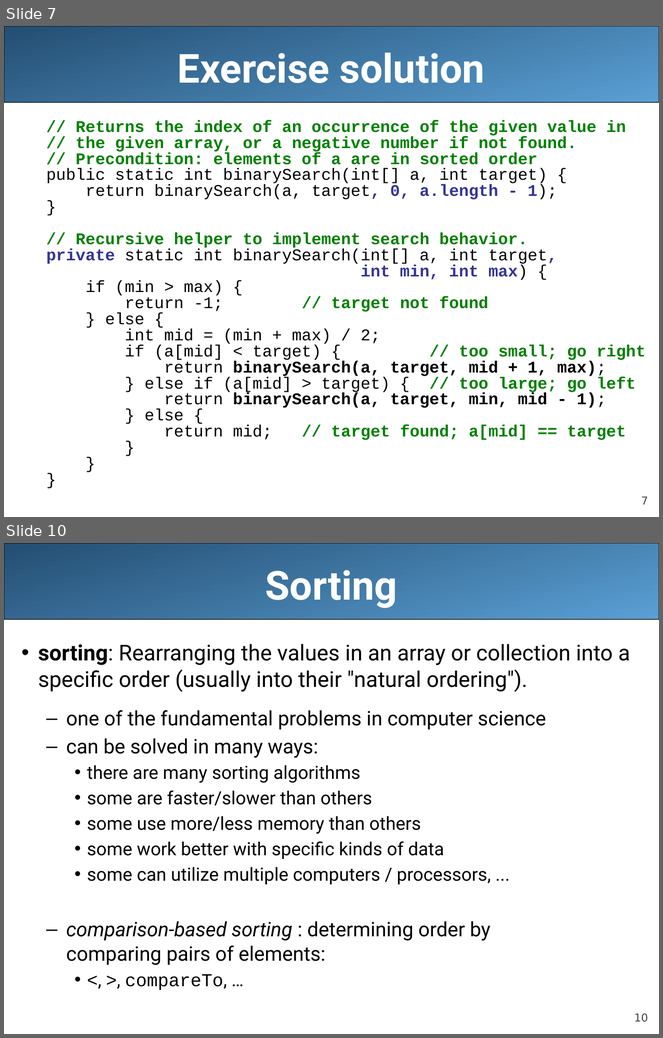
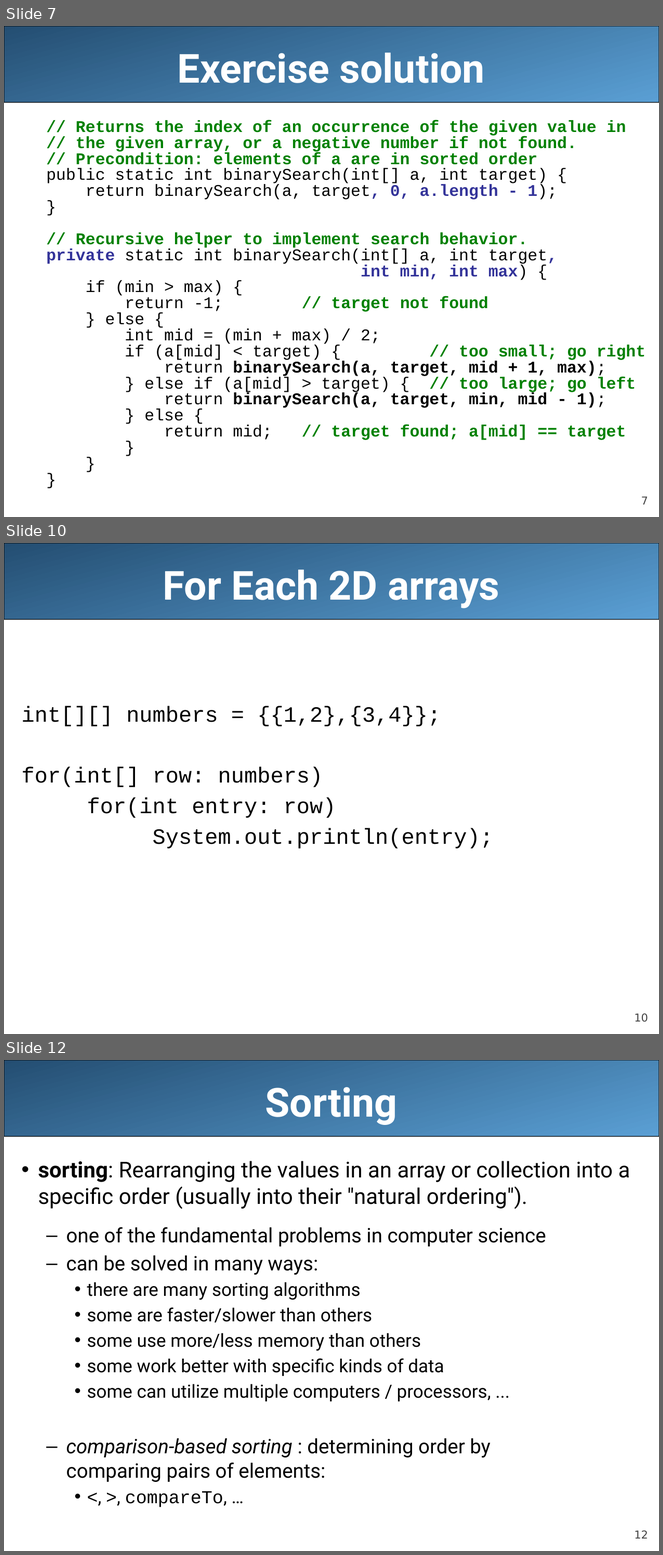
Before and after one commit to LongBaoNguyen/longbaonguyen.github.io, a slide deck: courses/apcsa/lecture21.pptx. Shown one above the other, each under a label of ours: slides 7 and 10 before the commit, slides 7, 10 and 12 after it; the slides between them are not shown. The pictures are 663x1038 and 663x1555 pixels, drawn with LibreOffice and Linux fonts; fonts in the diff are those of the drawing. Boxes give left, top, right and bottom in pixels: in the first picture for what was removed or moved away, otherwise in the second. Text is boxed around its words. In the diff, an @@ line names an element or a change of style, - is before the commit and + after.

```diff
--- a/courses/apcsa/lecture21.pptx
+++ b/courses/apcsa/lecture21.pptx
@@ slide 10 added at [4, 543, 659, 1034], background #FFFFFF; not listed: 2 template elements that a slide beside it also shows @@
@@ title added at [163, 570, 500, 609], 44 pt, text #FFFFFF, bold @@
+For Each 2D arrays
@@ text added at [22, 706, 493, 849], 24 pt, text #000000 @@
+int[][] numbers = {{1,2},{3,4}};
+for(int[] row: numbers)
+for(int entry: row)
+System.out.println(entry);
@@ what was slide 10 is now slide 12 @@
@@ page number at [634, 1531, 648, 1539]: text changed @@
-10
+12
```
Also in this commit, not shown: 5 slides changed, 3 other slides added, 12 other files.
